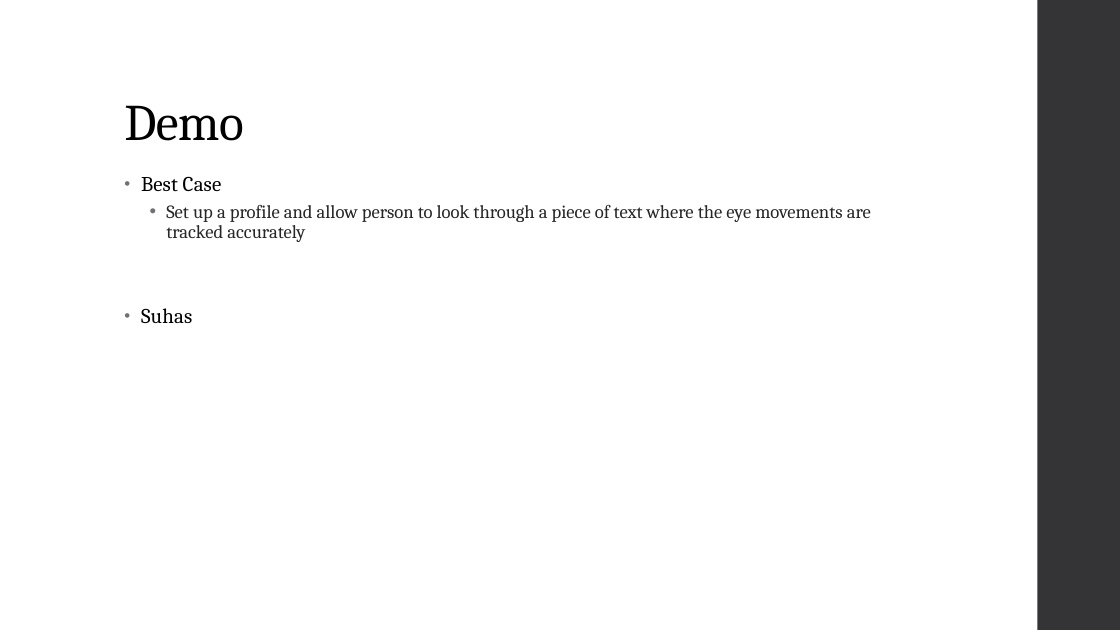
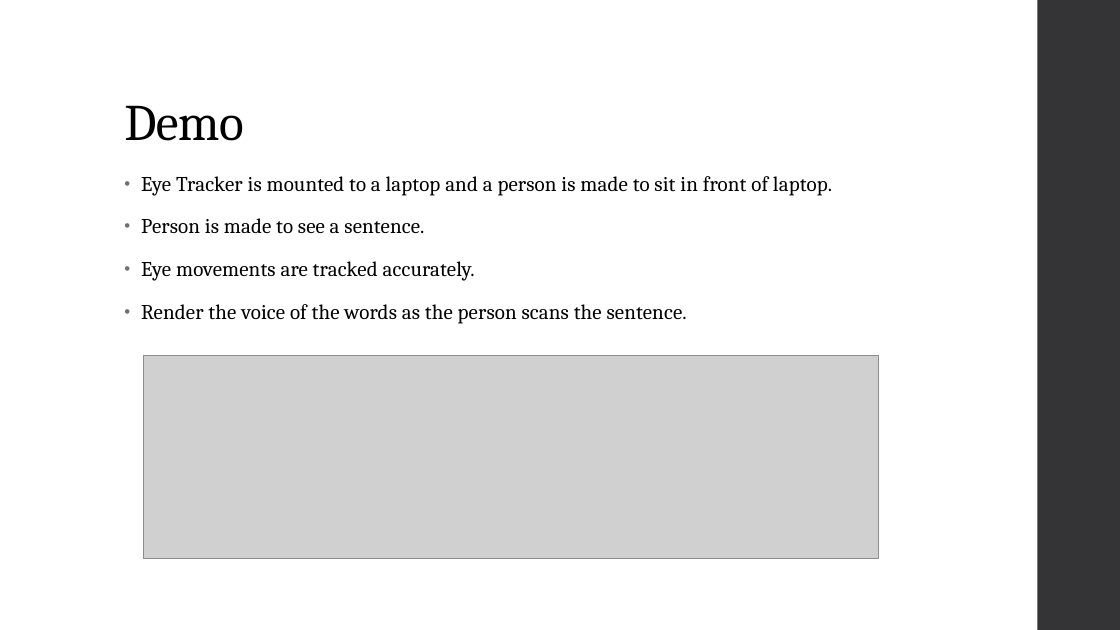
Before and after one commit to diederichk/StepCounter, a slide deck: slide 13 of ProposalPresentation/Proposal.pptx (slide 12 before the commit). Drawn at 1120x630 pixels with LibreOffice and Linux fonts; fonts in the diff are those of the drawing; grey boxes stand for pictures. Boxes give left, top, right and bottom in pixels: in the first picture for what was removed or moved away, otherwise in the second. Text is boxed around its words. In the diff, an @@ line names an element or a change of style, - is before the commit and + after.

```diff
--- a/ProposalPresentation/Proposal.pptx
+++ b/ProposalPresentation/Proposal.pptx
@@ text at box(141, 176, 832, 324): text changed; size 16 to 18 pt; text colour #262626 to #000000 @@
-• Best Case
-  • Set up a profile and allow person to look through a piece of text where the eye movements are tracked accurately
-• Suhas
+• Eye Tracker is mounted to a laptop and a person is made to sit in front of laptop.
+• Person is made to see a sentence.
+• Eye movements are tracked accurately.
+• Render the voice of the words as the person scans the sentence.
@@ picture added at box(144, 355, 879, 558) @@
```
Also in this commit, not shown: 1 other slide changed, 1 slide added.
